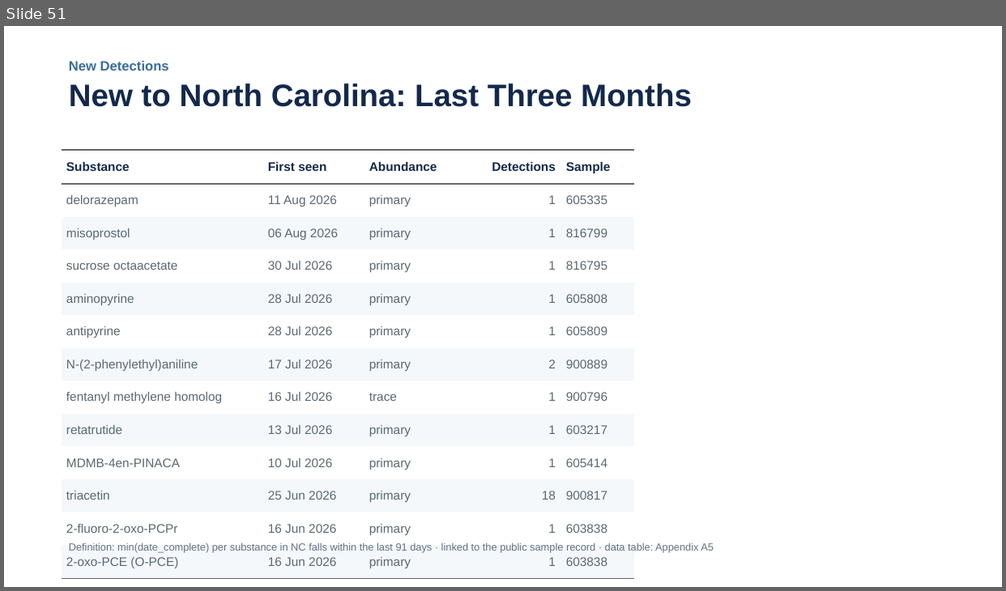
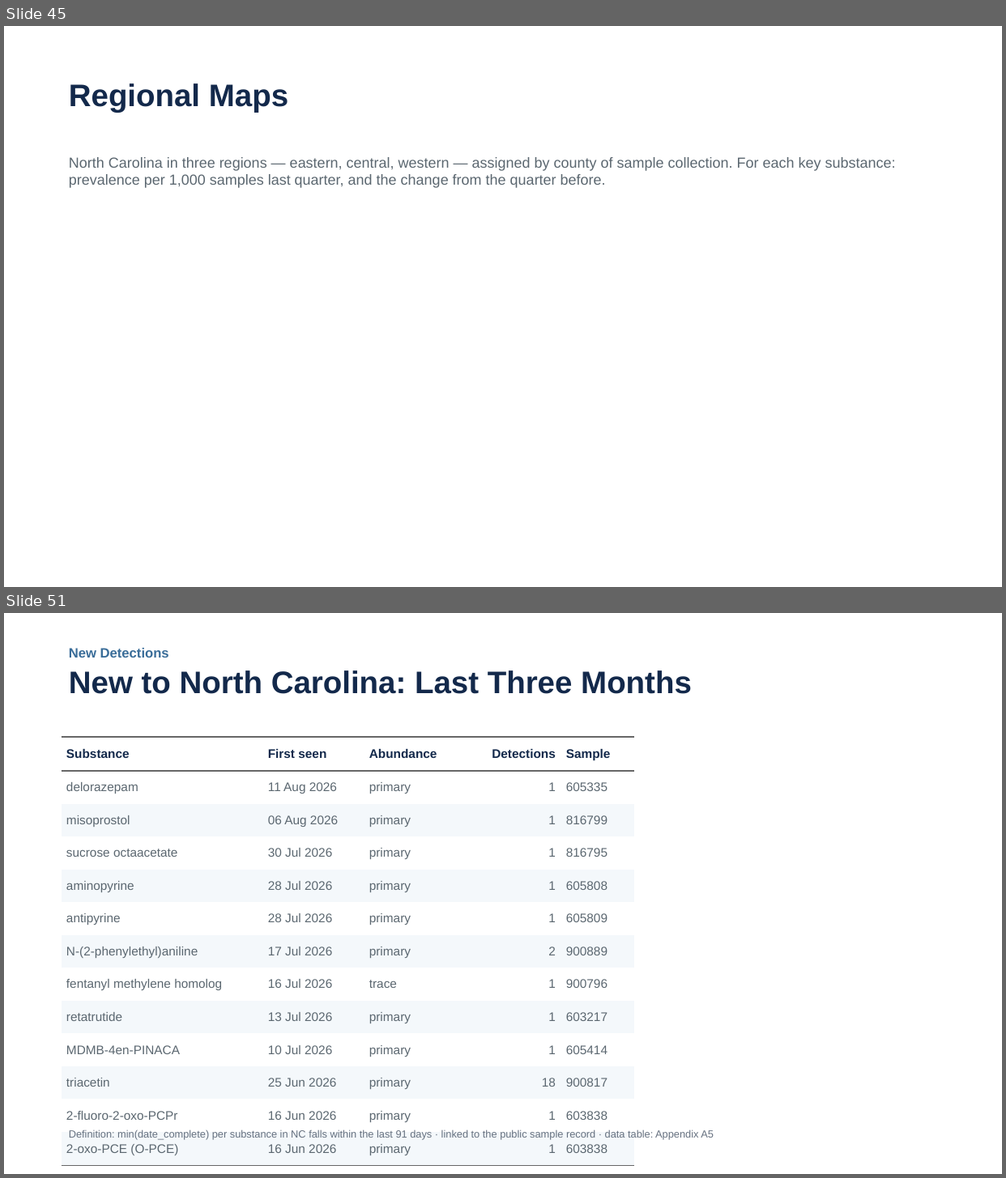
Before and after one commit to opioiddatalab/ncslides, a slide deck: docs/nc-drug-checking-latest.pptx. Shown one above the other, each under a label of ours: slide 51 before the commit, slides 45 and 51 after it; the slides between them are not shown. The pictures are 1006x591 and 1006x1178 pixels, drawn with LibreOffice and Linux fonts; fonts in the diff are those of the drawing. Boxes give left, top, right and bottom in pixels: in the first picture for what was removed or moved away, otherwise in the second. Text is boxed around its words. In the diff, an @@ line names an element or a change of style, - is before the commit and + after.

```diff
--- a/docs/nc-drug-checking-latest.pptx
+++ b/docs/nc-drug-checking-latest.pptx
@@ slide 45 added at box(4, 26, 1002, 587), background #FFFFFF @@
@@ text added at box(69, 84, 288, 113), 30 pt, text #13294B, bold @@
+Regional Maps
@@ text added at box(69, 157, 896, 188), 14 pt, text #5B6770 @@
+North Carolina in three regions — eastern, central, western — assigned by county of sample collection. For each key substance: prevalence per 1,000 samples last quarter, and the change from the quarter before.
```
Also in this commit, not shown: 37 slides changed, 6 other slides added, 7 slides removed, 5 other files.
